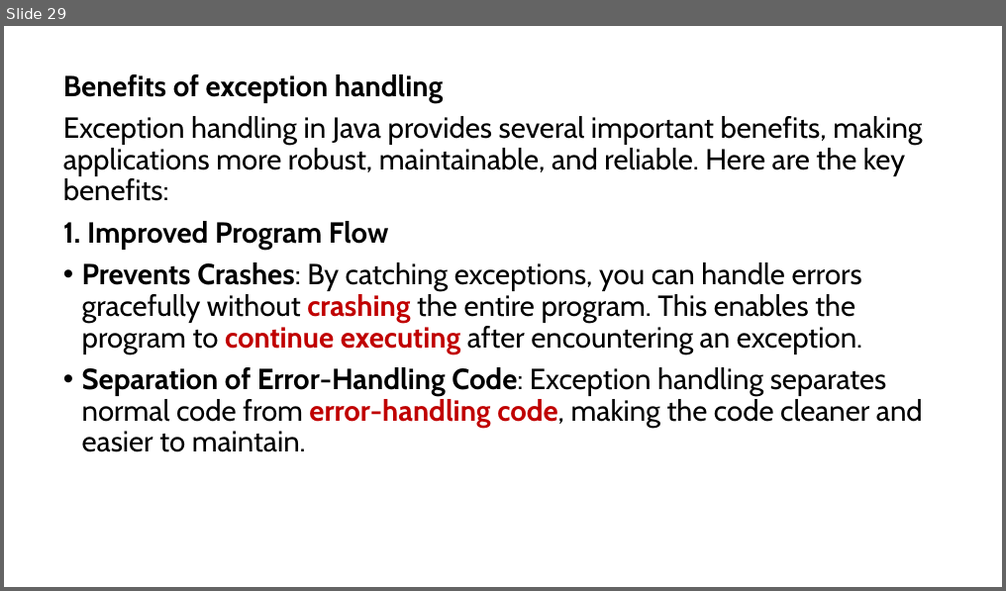
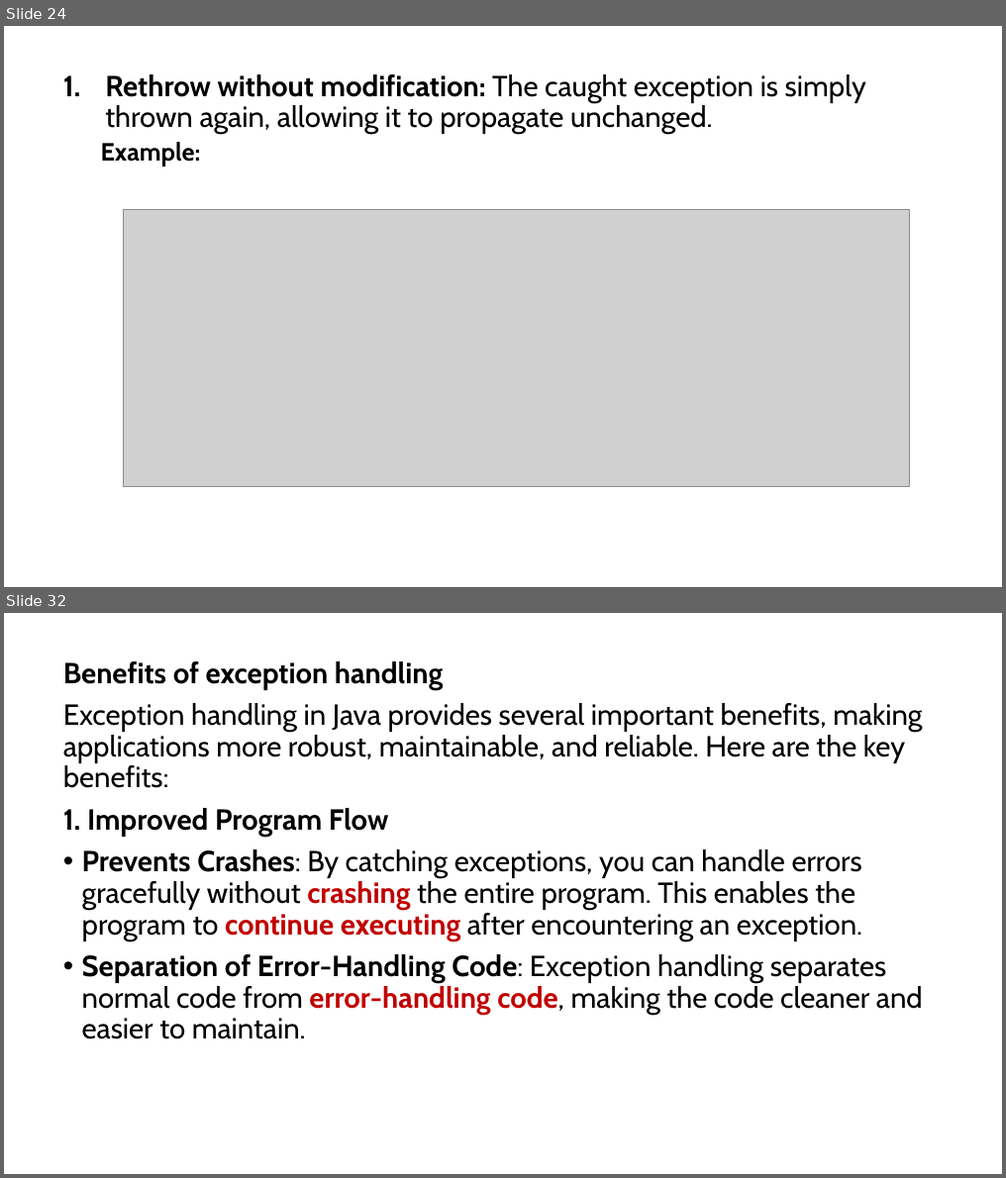
Before and after one commit to PRAMOD-VISHNU-NAIK/MCA-2nd-Sem-Shridevi-College, a slide deck: Theory Class-Notes/Complete Syllabus and Notes/Module-4 Exception Handling.pptx. Shown one above the other, each under a label of ours: slide 29 before the commit, slides 24 and 32 after it; the slides between them are not shown. The pictures are 1006x591 and 1006x1178 pixels, drawn with LibreOffice and Linux fonts; fonts in the diff are those of the drawing; grey boxes stand for pictures. Boxes give left, top, right and bottom in pixels: in the first picture for what was removed or moved away, otherwise in the second. Text is boxed around its words. In the diff, an @@ line names an element or a change of style, - is before the commit and + after.

```diff
--- a/Theory Class-Notes/Complete Syllabus and Notes/Module-4 Exception Handling.pptx
+++ b/Theory Class-Notes/Complete Syllabus and Notes/Module-4 Exception Handling.pptx
@@ slide 24 added at [4, 26, 1002, 587], background #FFFFFF @@
@@ text added at [101, 75, 866, 167], 28 pt, text #000000 @@
+1. Rethrow without modification: The caught exception is simply thrown again, allowing it to propagate unchanged.
+  Example:
@@ picture added at [123, 210, 909, 487] @@
@@ what was slide 29 is now slide 32 @@
```
Also in this commit, not shown: 2 slides changed, 6 other slides added, 4 slides removed, 2 other files.
